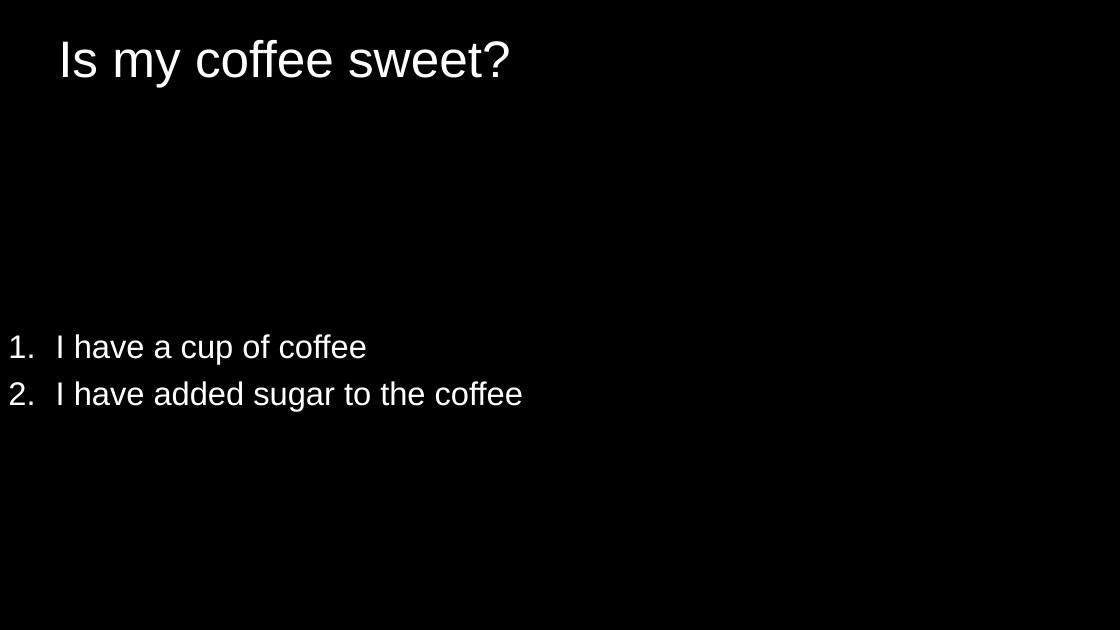
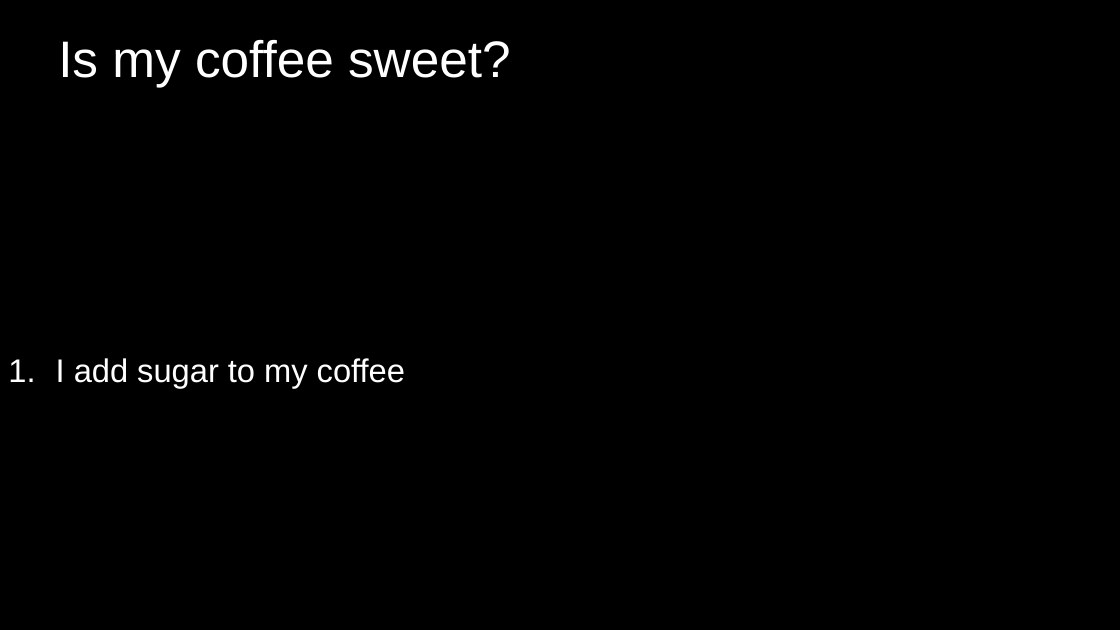
Before and after one commit to DeonRoos/006-BI3010, a slide deck: slide 9 of Lecture 10 - Interaction LM/Lecture 8.1 Interactions.pptx. Drawn at 1120x630 pixels with LibreOffice and Linux fonts; fonts in the diff are those of the drawing. Boxes give left, top, right and bottom in pixels: in the first picture for what was removed or moved away, otherwise in the second. Text is boxed around its words. In the diff, an @@ line names an element or a change of style, - is before the commit and + after.

```diff
--- a/Lecture 10 - Interaction LM/Lecture 8.1 Interactions.pptx
+++ b/Lecture 10 - Interaction LM/Lecture 8.1 Interactions.pptx
@@ text at <box>56,358,405,388</box>: text changed @@
-1. I have a cup of coffee
-2. I have added sugar to the coffee
+1. I add sugar to my coffee
```
Also in this commit, not shown: 6 other slides changed, 4 slides added.
